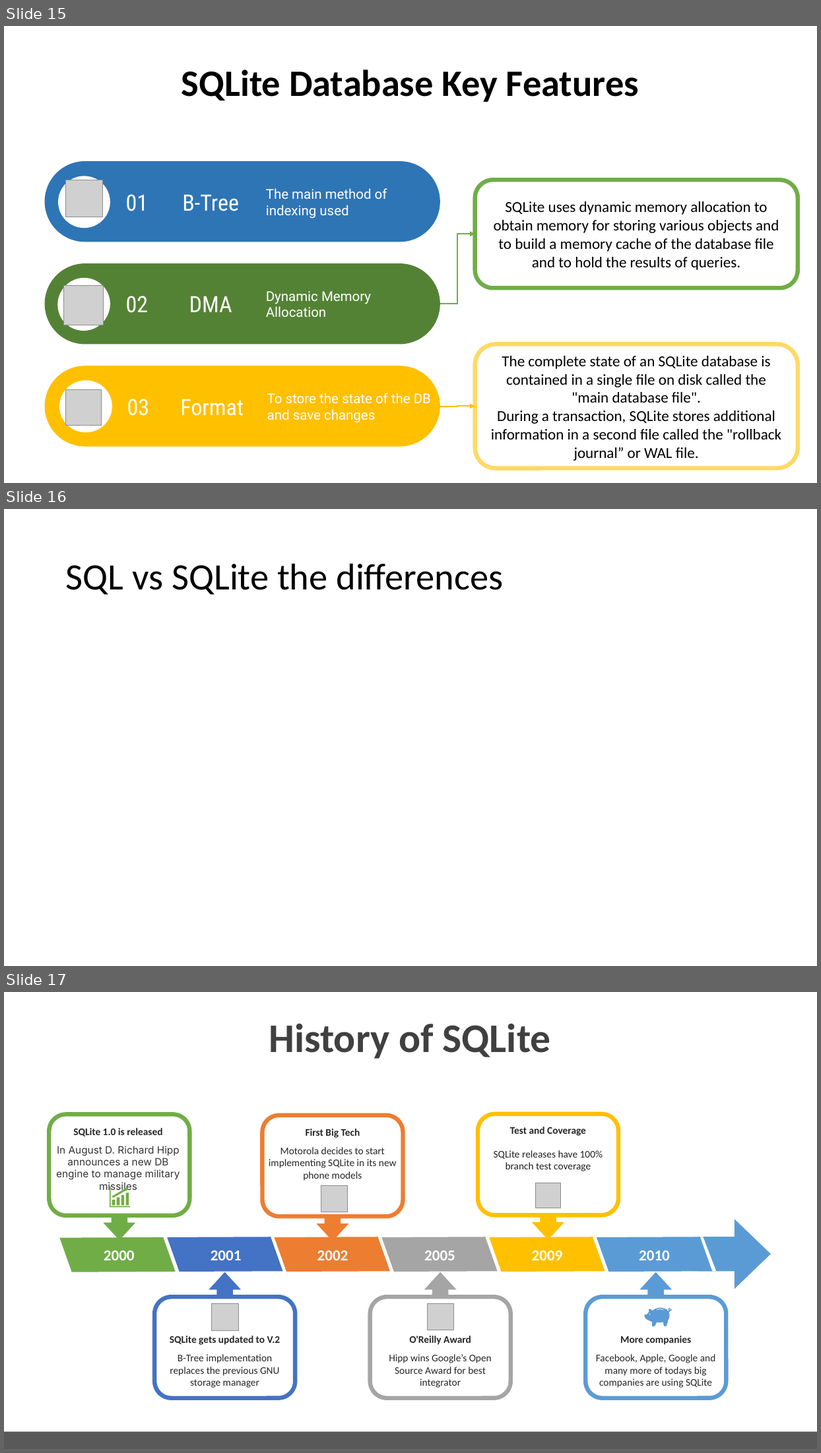
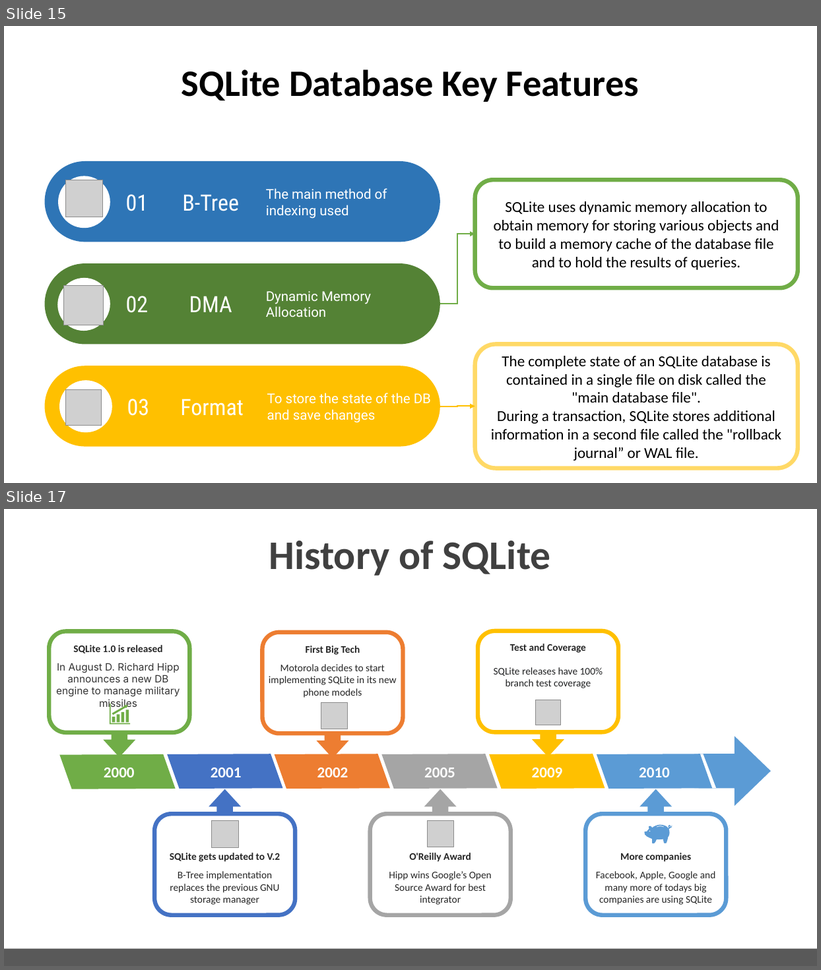
Before and after one commit to AntonioPirani/SQLiteProject, a slide deck: Presentation.pptx. Shown one above the other, each under a label of ours: slides 15, 16 and 17 before the commit, slides 15 and 17 after it; the slides between them are not shown. The pictures are 821x1453 and 821x970 pixels, drawn with LibreOffice and Linux fonts; fonts in the diff are those of the drawing; grey boxes stand for pictures. Boxes give left, top, right and bottom in pixels: in the first picture for what was removed or moved away, otherwise in the second. Text is boxed around its words. In the diff, an @@ line names an element or a change of style, - is before the commit and + after.

```diff
--- a/Presentation.pptx
+++ b/Presentation.pptx
@@ slide 16 removed at (x1=4, y1=509, x2=817, y2=966), background #FFFFFF @@
@@ title removed at (x1=66, y1=563, x2=503, y2=595) @@
-SQL vs SQLite the differences
```
Also in this commit, not shown: 1 slide added.
